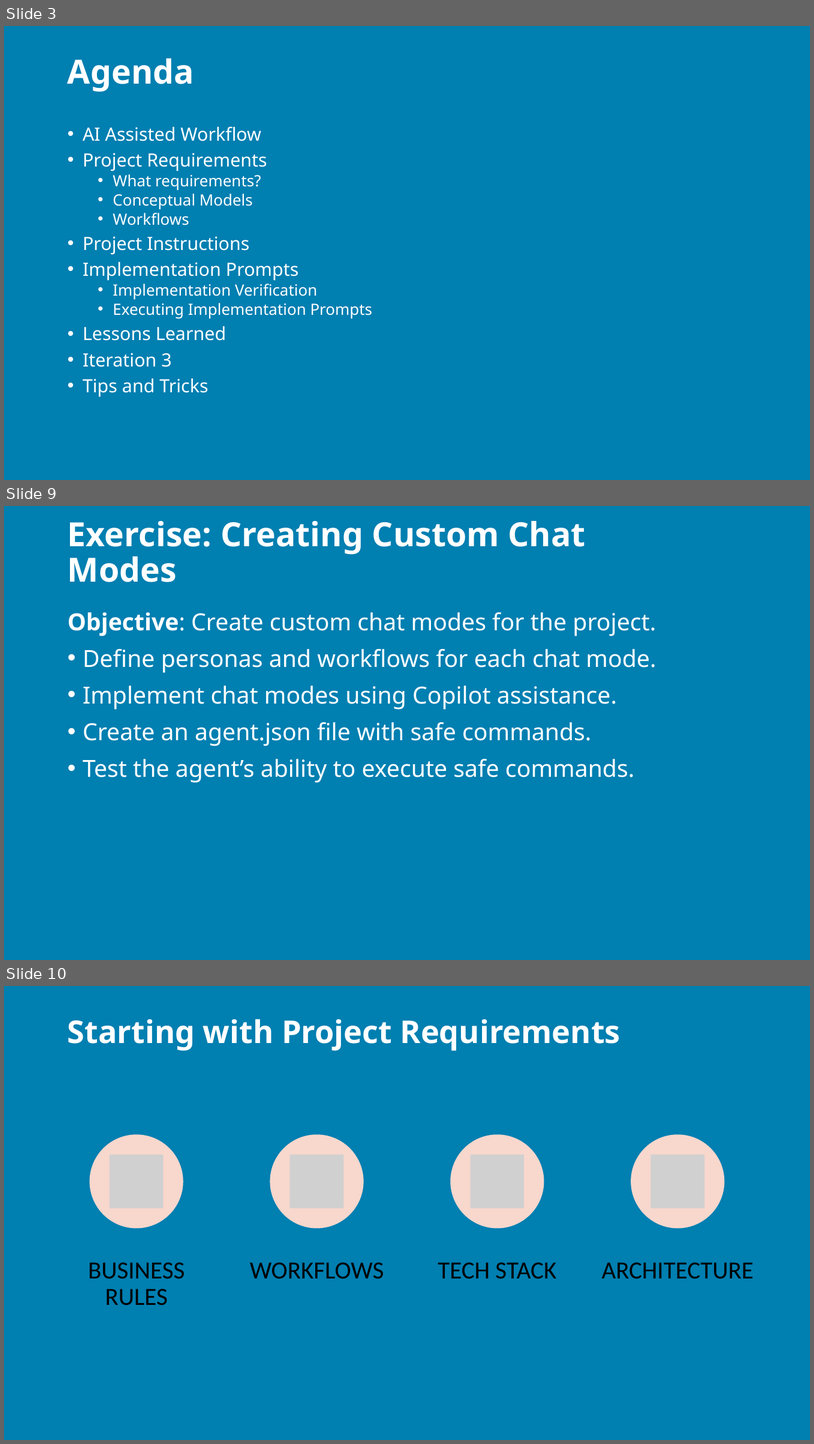
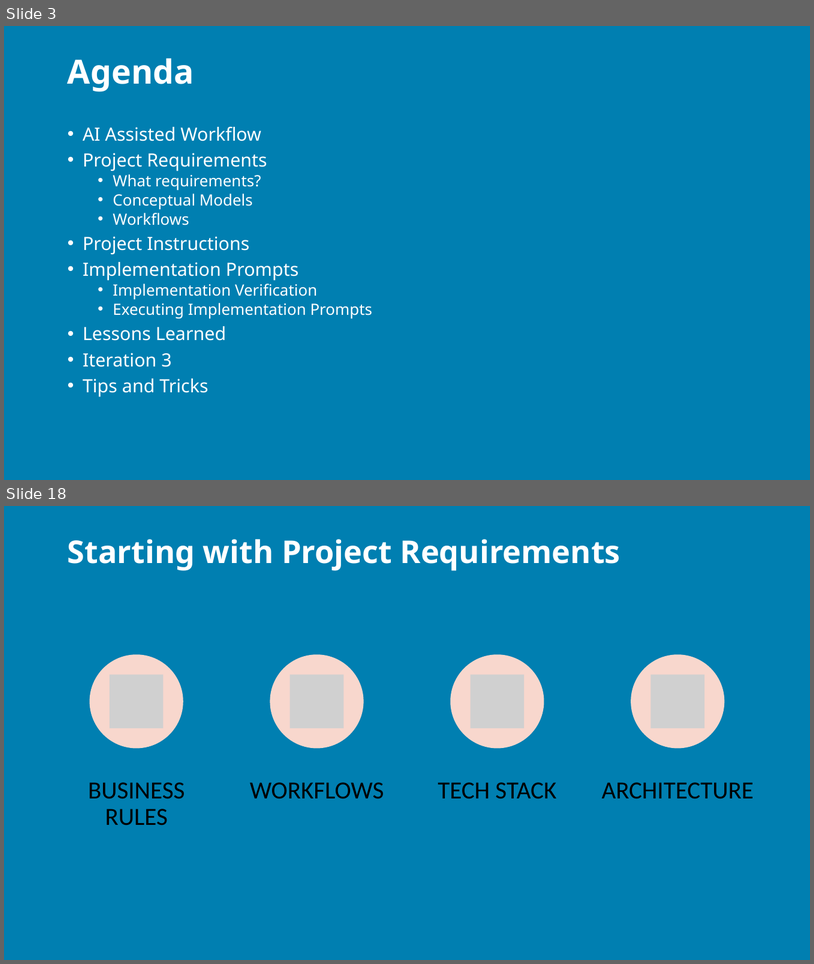
Before and after one commit to j0hnnymiller/AI-Assisted-Software-Development, a slide deck: Slides/AIASD-Greenfield-slides.pptx. Shown one above the other, each under a label of ours: slides 3, 9 and 10 before the commit, slides 3 and 18 after it; the slides between them are not shown. The pictures are 814x1444 and 814x964 pixels, drawn with LibreOffice and Linux fonts; fonts in the diff are those of the drawing; grey boxes stand for pictures; background and template pictures are left out. Boxes give left, top, right and bottom in pixels: in the first picture for what was removed or moved away, otherwise in the second. Text is boxed around its words. In the diff, an @@ line names an element or a change of style, - is before the commit and + after.

```diff
--- a/Slides/AIASD-Greenfield-slides.pptx
+++ b/Slides/AIASD-Greenfield-slides.pptx
@@ slide 9 removed at <box>4,506,810,960</box>, background picture (left out) @@
@@ title removed at <box>68,521,585,582</box> @@
-Exercise: Creating Custom Chat Modes
@@ text removed at <box>68,612,656,783</box> @@
-Objective: Create custom chat modes for the project.
-• Define personas and workflows for each chat mode.
-• Implement chat modes using Copilot assistance.
-• Create an agent.json file with safe commands.
-• Test the agent’s ability to execute safe commands.
@@ what was slide 10 is now slide 18 @@
```
Also in this commit, not shown: 3 slides changed, 15 slides added, 4 other slides removed, 3 other files.
